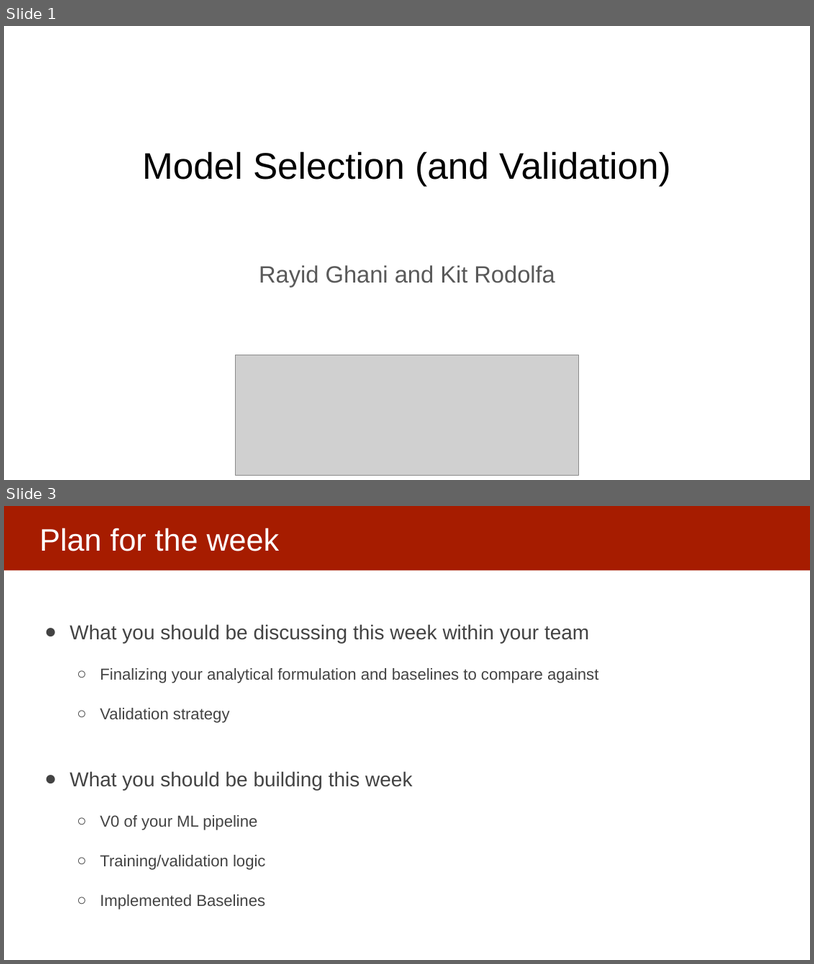
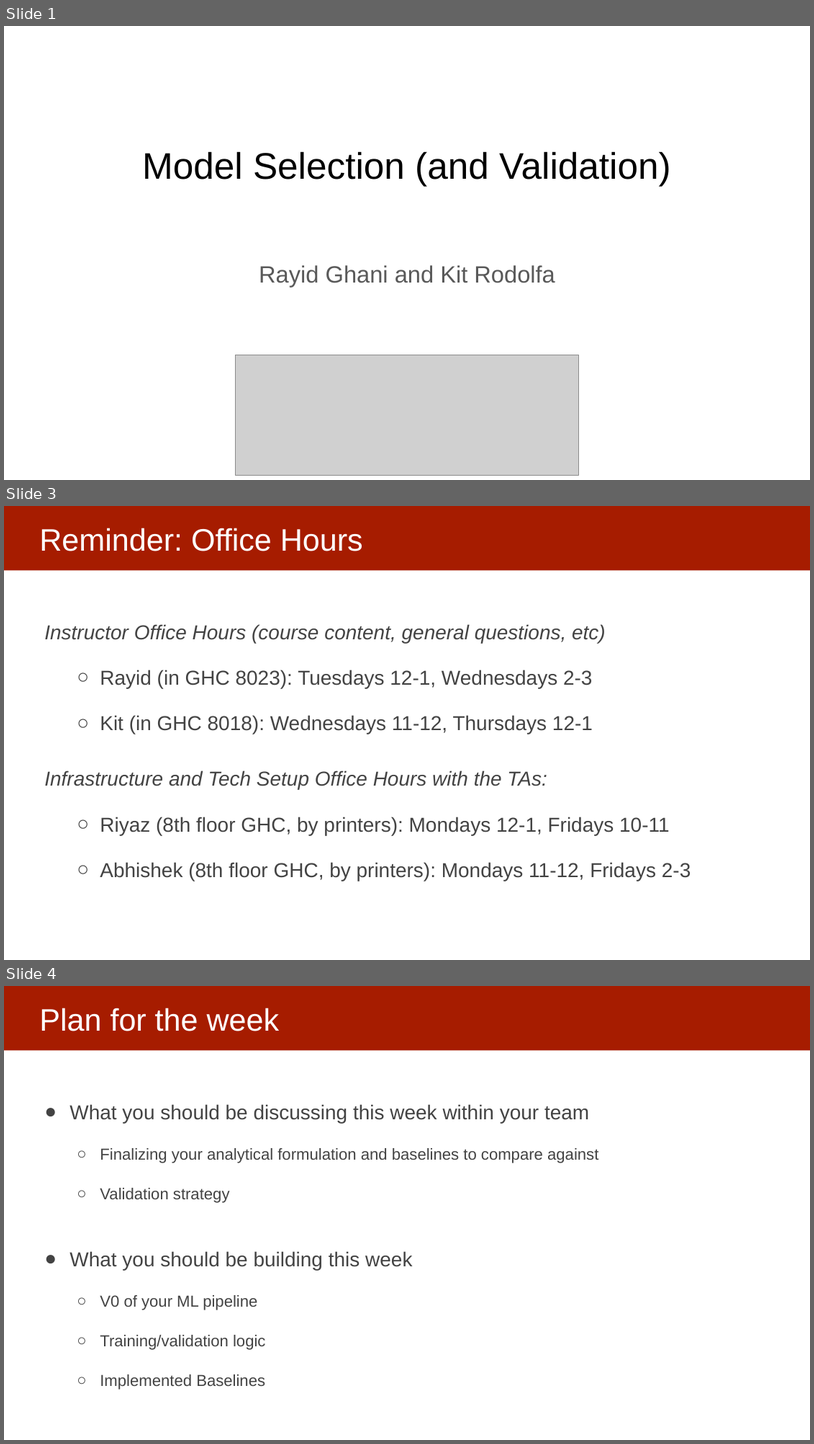
Before and after one commit to dssg/MLinPractice, a slide deck: Lectures/Lecture5-ModelSelection.pptx. Shown one above the other, each under a label of ours: slides 1 and 3 before the commit, slides 1, 3 and 4 after it; the slides between them are not shown. The pictures are 814x964 and 814x1444 pixels, drawn with LibreOffice and Linux fonts; fonts in the diff are those of the drawing; grey boxes stand for pictures. Boxes give left, top, right and bottom in pixels: in the first picture for what was removed or moved away, otherwise in the second. Text is boxed around its words. In the diff, an @@ line names an element or a change of style, - is before the commit and + after.

Commit message:
office hours, wed session

```diff
--- a/Lectures/Lecture5-ModelSelection.pptx
+++ b/Lectures/Lecture5-ModelSelection.pptx
@@ slide 3 added at <box>4,506,810,960</box>, background #FFFFFF; not listed: 1 template element that a slide beside it also shows @@
@@ title added at <box>39,528,363,551</box>, 37 pt, text #FFFFFF @@
+Reminder: Office Hours
@@ text added at <box>44,624,691,880</box>, 24 pt, text #434343 @@
+Instructor Office Hours (course content, general questions, etc)
+  ○ Rayid (in GHC 8023): Tuesdays 12-1, Wednesdays 2-3
+  ○ Kit (in GHC 8018): Wednesdays 11-12, Thursdays 12-1
+Infrastructure and Tech Setup Office Hours with the TAs:
+  ○ Riyaz (8th floor GHC, by printers): Mondays 12-1, Fridays 10-11
+  ○ Abhishek (8th floor GHC, by printers): Mondays 11-12, Fridays 2-3
@@ what was slide 3 is now slide 4 @@
```
Also in this commit, not shown: 1 slide changed, 1 slide removed.
